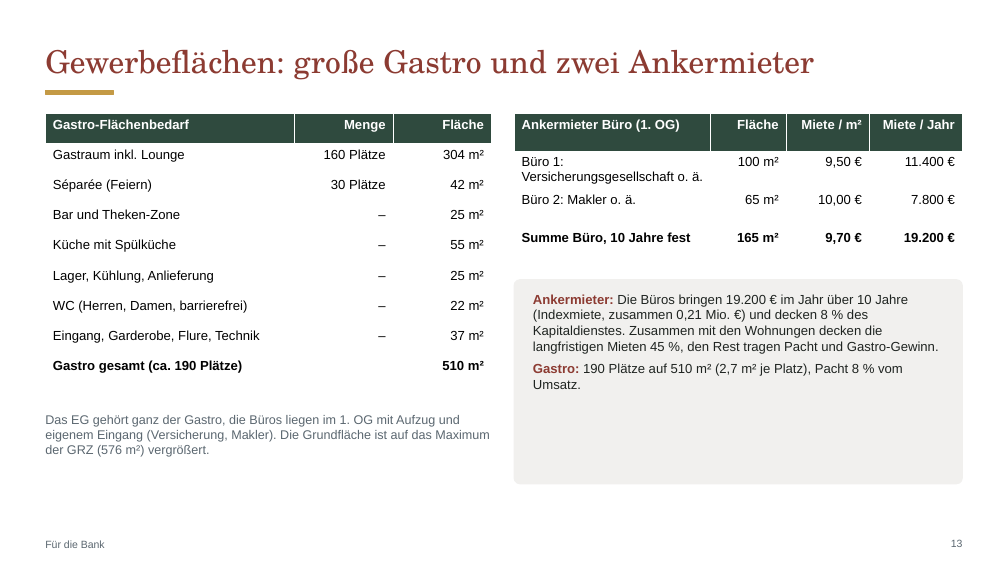
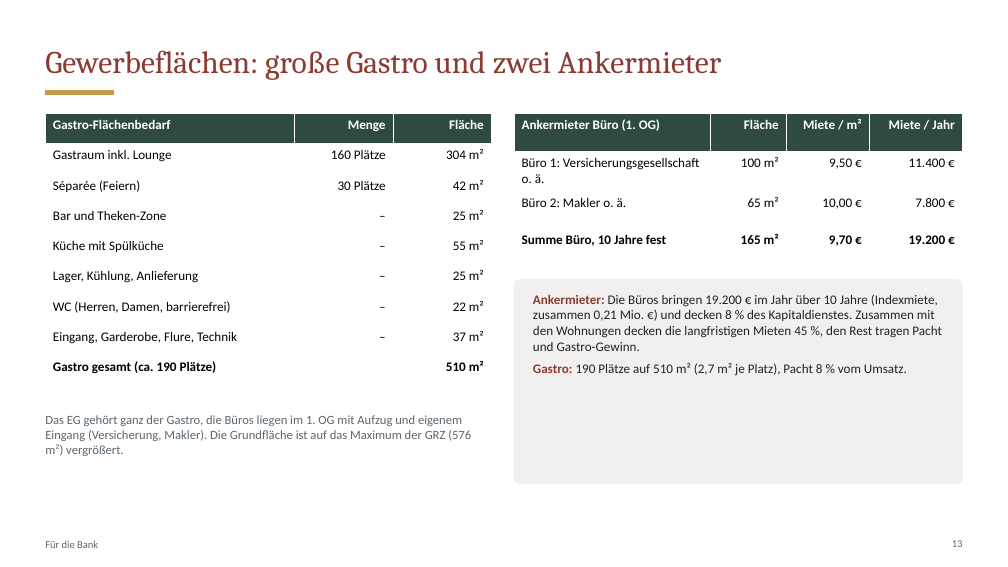
Before and after one commit to CartoonUsername/bau-projekt, a slide deck: slide 13 of praesentation/werlte_master/plan_8WE/Neue-Mitte-Werlte_Baufeld3_8-Wohnungen_Grosse-Gastro-EG_Rev-GRZ-II.pptx. Drawn at 1008x567 pixels with LibreOffice and Linux fonts; fonts in the diff are those of the drawing. Boxes give left, top, right and bottom in pixels: in the first picture for what was removed or moved away, otherwise in the second. Text is boxed around its words. In the diff, an @@ line names an element or a change of style, - is before the commit and + after.

```diff
--- a/praesentation/werlte_master/plan_8WE/Neue-Mitte-Werlte_Baufeld3_8-Wohnungen_Grosse-Gastro-EG_Rev-GRZ-II.pptx
+++ b/praesentation/werlte_master/plan_8WE/Neue-Mitte-Werlte_Baufeld3_8-Wohnungen_Grosse-Gastro-EG_Rev-GRZ-II.pptx
@@ title "Gewerbeflächen: große Gastro und zwei ..." at (45, 50, 721, 80): font TeX Gyre Schola to Cambria @@
@@ table at (45, 113, 492, 378) @@
@@ font Arial to Calibri @@
@@ table at (514, 113, 963, 250) @@
@@ font Arial to Calibri @@
@@ font Arial to Calibri in 4 elements at (45, 541, 98, 548), (533, 294, 941, 376), (45, 415, 471, 456), (952, 540, 963, 547) @@
```
Also in this commit, not shown: 30 other slides changed, 1 other file.
